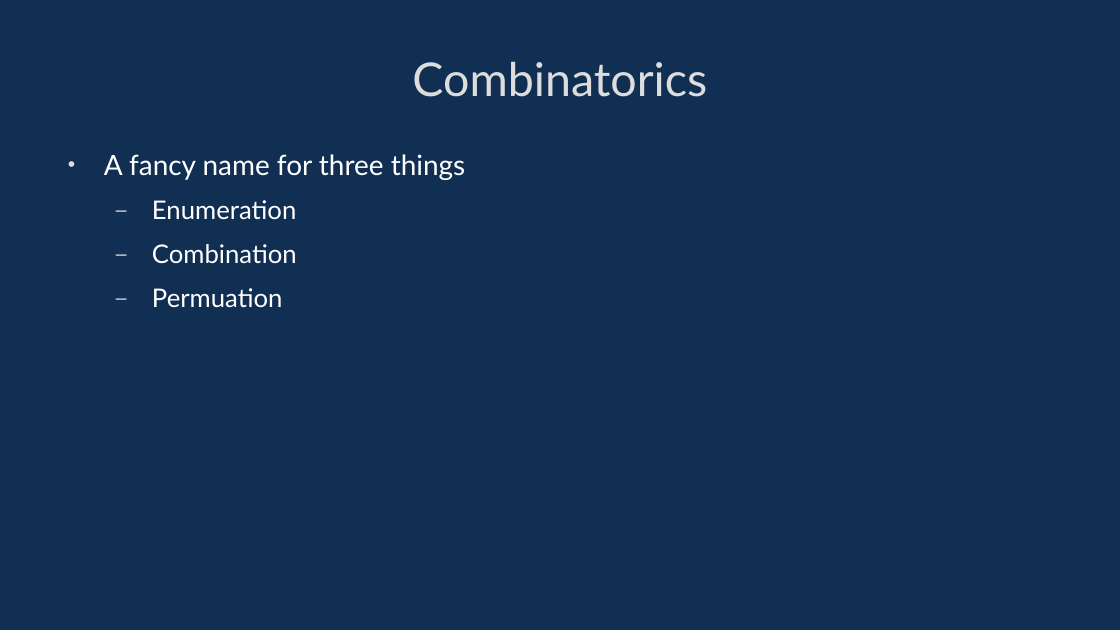
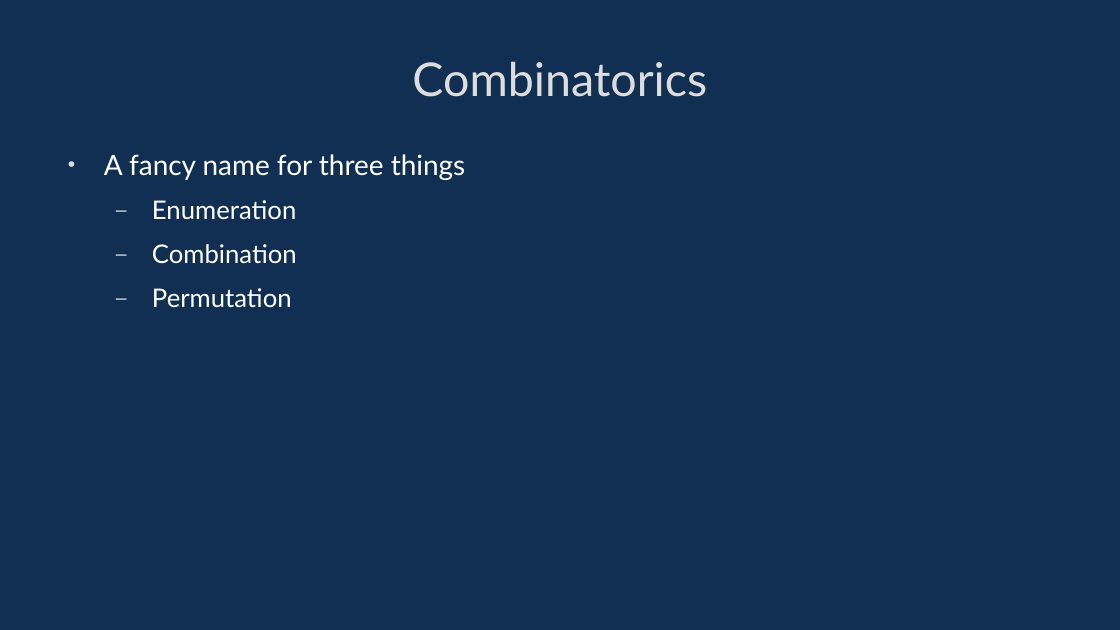
Before and after one commit to davidgundry/maths22-23, a slide deck: slide 37 of slides/maths-10-probability.odp. Drawn at 1120x630 pixels with LibreOffice and Linux fonts; fonts in the diff are those of the drawing. Boxes give left, top, right and bottom in pixels: in the first picture for what was removed or moved away, otherwise in the second. Text is boxed around its words. In the diff, an @@ line names an element or a change of style, - is before the commit and + after.

```diff
--- a/slides/maths-10-probability.odp
+++ b/slides/maths-10-probability.odp
@@ text at (152, 288, 292, 308): text changed @@
-  – Permuation
+  – Permutation
```
Also in this commit, not shown: 12 other slides changed.
